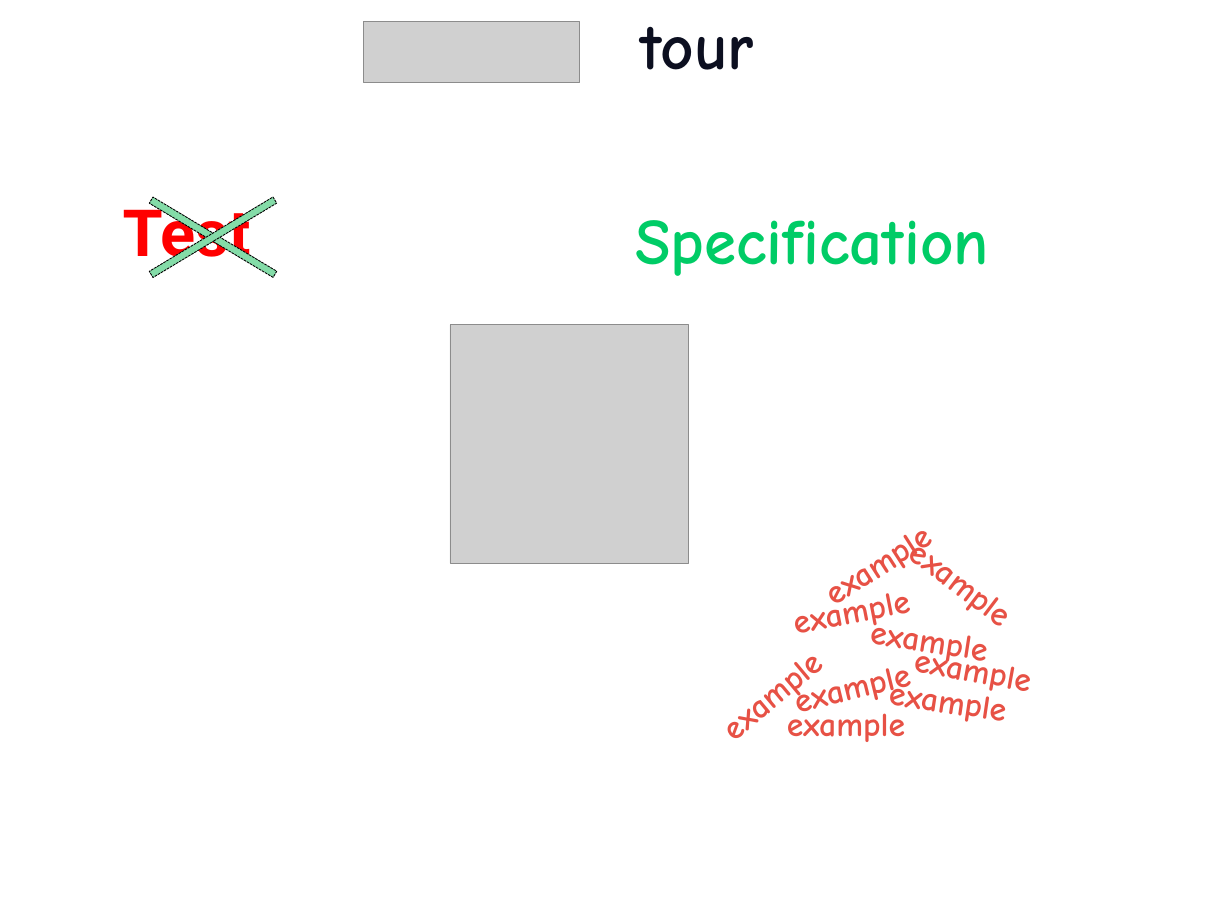
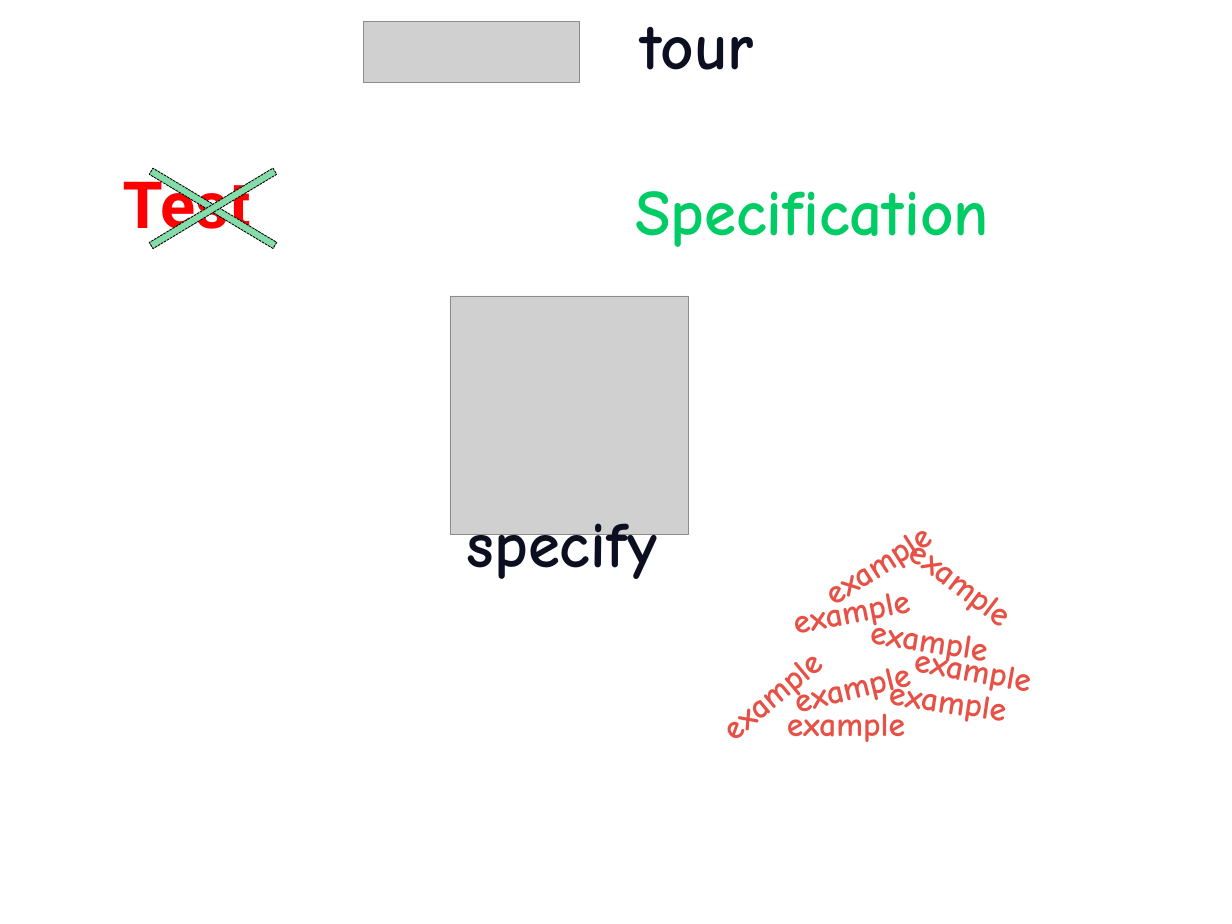
Before and after one commit to etorreborre/oscon-2010, a slide deck: slide 7 of src/main/resources/oscon_2010_specs.pptx. Drawn at 1232x924 pixels with LibreOffice and Linux fonts; fonts in the diff are those of the drawing; grey boxes stand for pictures; background and template pictures are left out. Boxes give left, top, right and bottom in pixels: in the first picture for what was removed or moved away, otherwise in the second. Text is boxed around its words. In the diff, an @@ line names an element or a change of style, - is before the commit and + after.

```diff
--- a/src/main/resources/oscon_2010_specs.pptx
+++ b/src/main/resources/oscon_2010_specs.pptx
@@ 2 texts, 2 rectangles, 1 picture: place and size @@
-2 texts, 2 rectangles, 1 picture at box(123, 197, 989, 563)
+2 texts, 2 rectangles, 1 picture at box(123, 168, 989, 535)
@@ text added at box(467, 523, 657, 588), 54 pt, text #0C0F20, bold @@
+specify
```
Also in this commit, not shown: 1 other slide changed, 5 slides added, 1 slide removed, 3 other files.
